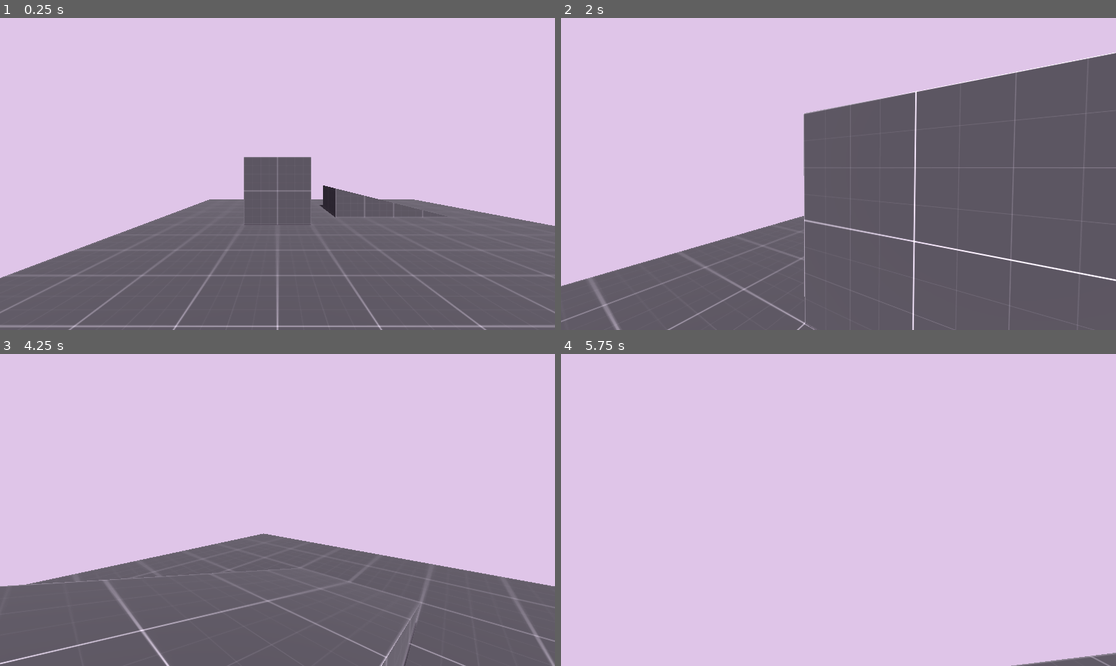
Above: before the commit, frames 1-4 (two rows, left to right).
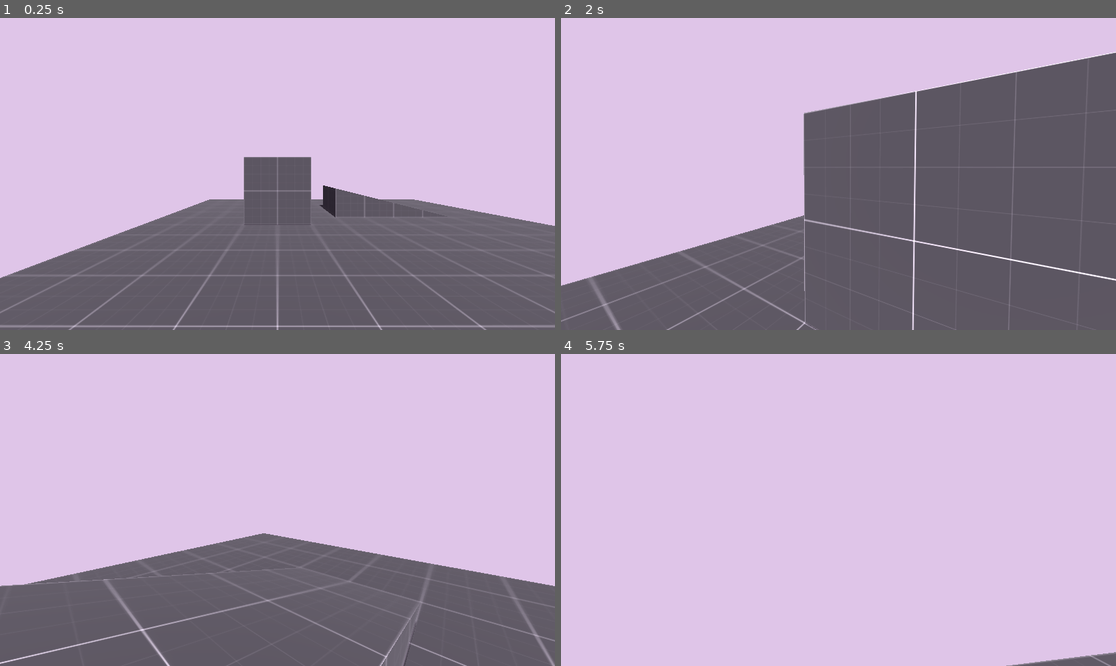
Above: after the commit, the same moments.

Repository: Falkimore/first-person-quake-movement
Game: Godot game, scene res://main.tscn
Same seed, same stepped clock (60 frames per second), same inputs: the game is played once before the commit and once after it.
Inputs (mouse positions are in pixels of both pictures, inside the frame that each line leads up to):
- Up to frame 1 (0.25 s): no input
- Up to frame 2 (2 s): tap Enter at 0.5 s; move the mouse to (866, 174) at 0.52 s; hold W (move_forward) from 0.53 s (still down); tap Space (jump) at 0.77, 1.52 s; move the mouse to (810, 174) at 1.27 s
- Up to frame 3 (4.25 s): keep holding W (move_forward); move the mouse to (288, 503) at 2.02 s; move the mouse to (271, 516) at 2.77 s; tap Space (jump) at 3.02, 3.77 s; move the mouse to (316, 513) at 3.52 s
- Up to frame 4 (5.75 s): keep holding W (move_forward); move the mouse to (794, 506) at 4.27 s; tap Space (jump) at 4.52 s; move the mouse to (844, 510) at 5.02 s

The runs differ from the first frame. In frame 1, less than 0.1% of the frame differs, in the area x 21-24%, y 67-70%; in frame 2, 0.7%, in the area x 0-100%, y 10-100%; in frame 3, 0.5%; in frame 4, less than 0.1%.

Commit message:
ok what

Diff:
--- a/player/components/camera_bobber.gd
+++ b/player/components/camera_bobber.gd
@@ -1,13 +1,12 @@
 class_name CameraBobber
 extends Node
 
-@export_category("Nodes")
 @export var player: Player
 @export var camera: Camera3D
 
-@export_category("Parameters")
+@export_group("Parameters")
 @export var strafe_rotation: float = 0.08
-@export var falling_rotation: float = 0.00
+@export var landing_impulse: float = 0.003
 @export var damping_amount: float = 6.0
 
 
@@ -18,7 +17,6 @@
 
 func _physics_process(delta: float) -> void:
 	_strafing_effect(delta)
-	_falling_effect(delta)
 	_camera_damping(delta)
 
 
@@ -28,14 +26,9 @@
 	camera.rotate_z(rotation_speed * delta)
 
 
-func _falling_effect(delta: float) -> void:
-	var rotation_speed := -player.velocity.y * falling_rotation
-	camera.rotate_x(rotation_speed * delta)
-
-
 func _landing_impact(last_velocity: Vector3) -> void:
 	print("hi")
-	camera.rotate_x(last_velocity.y * 0.002)
+	camera.rotate_x(last_velocity.y * landing_impulse)
 
 
 func _camera_damping(delta: float) -> void:
